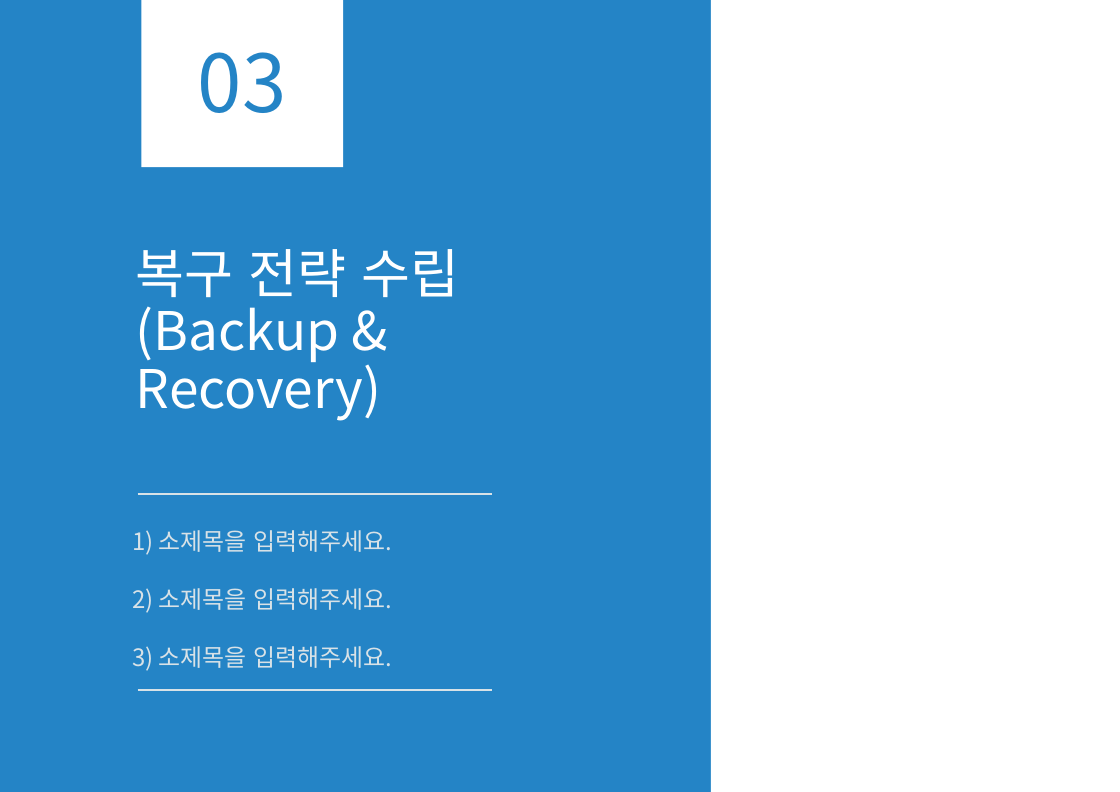
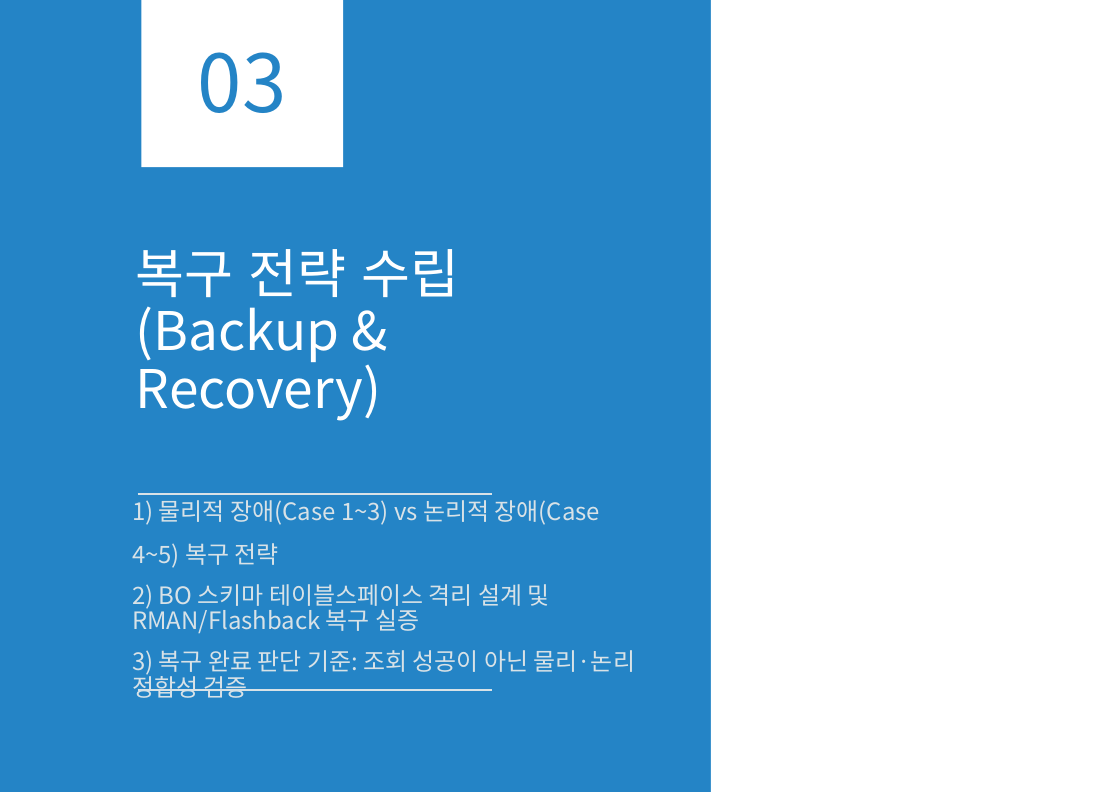
Before and after one commit to olmas70/slides, a slide deck: slide 19 of BO_스키마_트랜잭션_실증_보고서.pptx. Drawn at 1120x792 pixels with LibreOffice and Linux fonts; fonts in the diff are those of the drawing. Boxes give left, top, right and bottom in pixels: in the first picture for what was removed or moved away, otherwise in the second. Text is boxed around its words. In the diff, an @@ line names an element or a change of style, - is before the commit and + after.

```diff
--- a/BO_스키마_트랜잭션_실증_보고서.pptx
+++ b/BO_스키마_트랜잭션_실증_보고서.pptx
@@ text at bbox=[132, 500, 635, 698]: text changed @@
-1) 소제목을 입력해주세요.
-2) 소제목을 입력해주세요.
-3) 소제목을 입력해주세요.
+1) 물리적 장애(Case 1~3) vs 논리적 장애(Case 4~5) 복구 전략
+2) BO 스키마 테이블스페이스 격리 설계 및 RMAN/Flashback 복구 실증
+3) 복구 완료 판단 기준: 조회 성공이 아닌 물리·논리 정합성 검증
```
Also in this commit, not shown: 1 other slide changed, 20 slides added, 2 slides removed.
